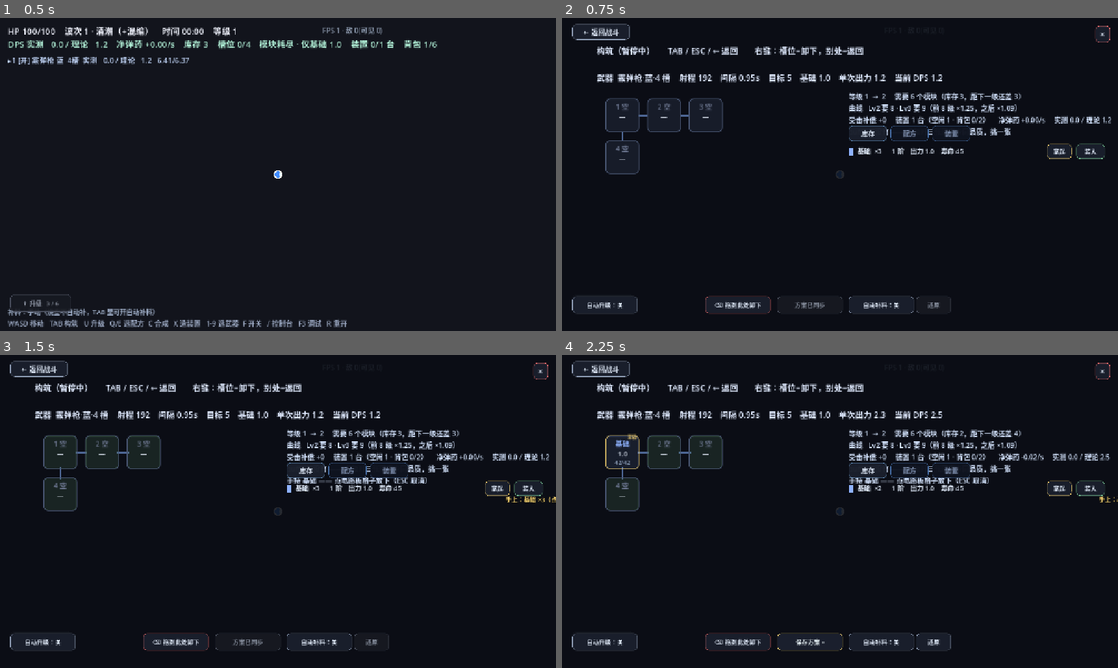
Above: before the commit, frames 1-4 (two rows, left to right).
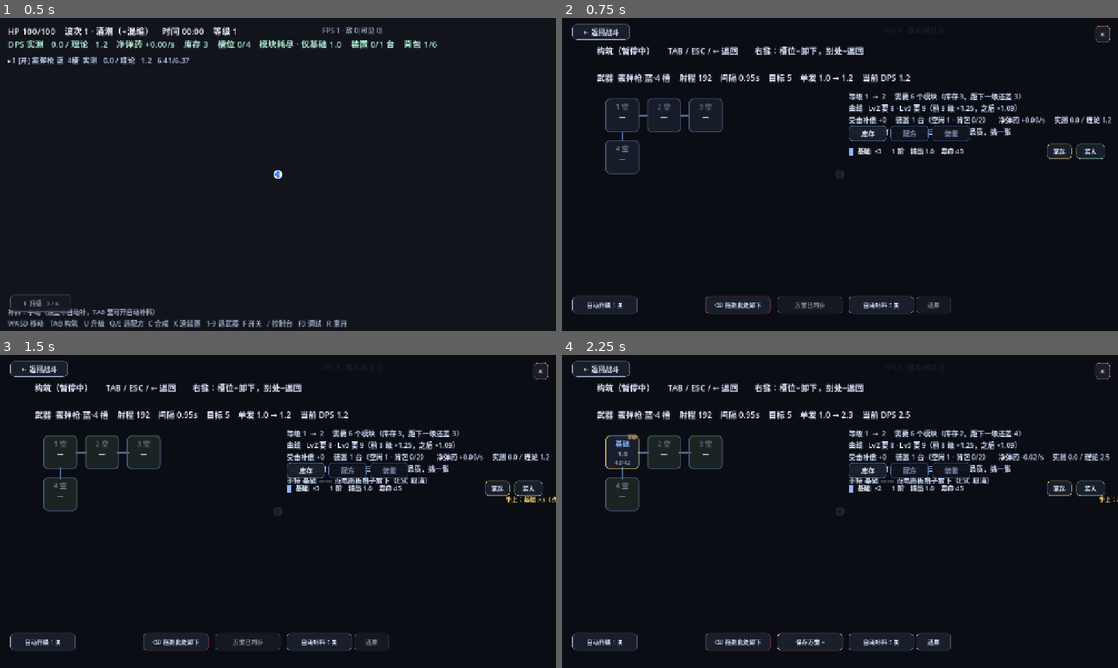
Above: after the commit, the same moments.

Repository: M1suK1/weapon-build-survivor
Game: Godot game, scene res://scenes/main.tscn
The game is run twice, just before and just after one commit, with the same random seed, the same clock (stepped at 60 frames per second) and the same inputs.
Inputs (mouse positions are in pixels of both pictures, inside the frame that each line leads up to):
- Up to frame 1 (0.5 s): no input
- Up to frame 2 (0.75 s): tap Enter at 0.5 s; move the mouse to (962, 158) at 0.52 s; hold D from 0.53 s (still down); tap Tab at 0.6 s; click (962, 158) at 0.67 s
- Up to frame 3 (1.5 s): tap Space at 0.77 s; release D at 1.25 s; click "拿起" at 1.25 s
- Up to frame 4 (2.25 s): click "装入" at 2 s

Frame 1 is identical in both runs. In frame 2, 0.4% of the frame differs, in the area x 42-69%, y 17-44%; in frame 3, 0.4%; in frame 4, 0.4%.

Commit message:
refactor(out): 出力统一改叫输出，武器行显示基础值与 buff 后的当前值

Diff:
--- a/scripts/game.gd
+++ b/scripts/game.gd
@@ -1047,7 +1047,7 @@
 	level_btn.pressed.connect(_toggle_auto_level)
 	build_root.add_child(level_btn)
 
-	# 拖拽层：幽灵 + 落点高亮 + 出力预览（全部 IGNORE，不抢鼠标）
+	# 拖拽层：幽灵 + 落点高亮 + 输出预览（全部 IGNORE，不抢鼠标）
 	drag_layer = Control.new()
 	drag_layer.set_anchors_preset(Control.PRESET_FULL_RECT)
 	drag_layer.mouse_filter = Control.MOUSE_FILTER_IGNORE
@@ -1742,7 +1742,7 @@
 			_spawn_pickup(player.position + Vector2.from_angle(rng.randf() * TAU) * rng.randf_range(38.0, 58.0), t)
 
 
-## 补偿只给「能产出的」模块：增幅自身 0 出力，当补偿发等于发了个空槽
+## 补偿只给「能产出的」模块：增幅自身 0 输出，当补偿发等于发了个空槽
 func _damage_reward_id() -> String:
 	if wave >= 12:
 		return "add"
@@ -2596,7 +2596,7 @@
 	return Board.within(weapon["layout"], i, r)
 
 
-## 每个槽位这次的「出力」。
+## 每个槽位这次的「输出」。
 ## 顺序：共振（读 base）→ 加法镜像（读 eff，不连锁）→ 增幅（加到最终 out，不回流）
 ## cls 决定行为；绑定武器的特化件在这个层面就是普通 flat（效果在 _weapon_mods 里生效）
 func _slot_out(slots = null, w = null) -> Array:
@@ -2630,7 +2630,7 @@
 				if sl[j] != null and int(sl[j]["tier"]) < t:
 					v += float(eff[j])
 		out[i] = v
-	# 增幅：自身 0 出力，把 boost 加到相邻模块的最终输出上（不回流给别的增幅）
+	# 增幅：自身 0 输出，把 boost 加到相邻模块的最终输出上（不回流给别的增幅）
 	for i in sl.size():
 		var m = sl[i]
 		if m == null or _cls(m) != "boost":
@@ -2701,6 +2701,14 @@
 	return _shot_power_of(weapon)
 
 
+## 显示用：基础值 → 当前值（plan-v6 §10.6）。两者差不到 1% 就只印当前值，免得满屏箭头
+func _eff_num(base: float, cur: float, fmt := "%.1f") -> String:
+	var c := fmt % cur
+	if absf(cur - base) < maxf(0.005, absf(base) * 0.01):
+		return c
+	return "%s → %s" % [fmt % base, c]
+
+
 ## 从槽位里取该阶中寿命最少的模块（顺手把快报废的先花掉）
 func _take_from_slots(t: int) -> bool:
 	var idx := -1
@@ -2741,7 +2749,7 @@
 		left -= 1
 
 
-## 整板出力（不含武器基础值，只用于互相比较）
+## 整板输出（不含武器基础值，只用于互相比较）
 func _board_total(w = null) -> float:
 	var s := 0.0
 	for v in _slot_out(null, w):
@@ -2768,7 +2776,7 @@
 			sl[i] = null
 		return
 	var best_id := ""
-	# 起点是 0：出力为 0 的模块（增幅单独放着）不许占格子，否则板上会周期性地被增幅填满又烧空
+	# 起点是 0：输出为 0 的模块（增幅单独放着）不许占格子，否则板上会周期性地被增幅填满又烧空
 	var best_v := 0.0
 	for k in _stocked_ids():
 		sl[i] = _new_module(k)
@@ -2783,7 +2791,7 @@
 
 
 ## 把一个模块装进电路板。
-## 规则：统一按「装完后整板出力最高」挑位子，而且必须**严格高于当前**才装，
+## 规则：统一按「装完后整板输出最高」挑位子，而且必须**严格高于当前**才装，
 ## 否则留在库存（旧规则「替换最低阶」会把喂加法的 T1 全换掉，最后板上全是互相吃不到的加法）
 ## 合成产物往「槽位最多的那把武器」上装：否则宝箱一给白武器（2 格），
 ## 后续所有产物都会挤进小板上（实测会把总 DPS 从 1500 压到 150）
@@ -2930,7 +2938,7 @@
 		_toast("回收：捡回 1 个基础模块")
 
 
-## 空槽自动放一个「让整板出力涨最多」的模块，并把它的 id 记成这一格的草稿方案
+## 空槽自动放一个「让整板输出涨最多」的模块，并把它的 id 记成这一格的草稿方案
 func _auto_place_best(i: int) -> bool:
 	var sl: Array = weapon["slots"]
 	if i < 0 or i >= sl.size() or sl[i] != null:
@@ -3258,9 +3266,9 @@
 		"blade": return "环绕刃半径 +%.0f" % v
 		"recycle": return "开火时 %d%% 概率给相邻模块 +%d 次寿命" % [roundi(float(e.get("p", 0.0)) * 100.0), n]
 		"combo": return "连击每层 +%d%%，最多 %d 层（满层 +%d%%）" % [roundi(v * 100.0), n, roundi(v * float(n) * 100.0)]
-		"mirror": return "加法：镜像相邻低阶模块的出力"
-		"boost": return "给相邻模块 +%.1f 出力（自身不产出）" % v
-		"reson": return "相邻同类型模块出力 +%d%%" % roundi(v * 100.0)
+		"mirror": return "加法：镜像相邻低阶模块的输出"
+		"boost": return "给相邻模块 +%.1f 输出（自身不产出）" % v
+		"reson": return "相邻同类型模块输出 +%d%%" % roundi(v * 100.0)
 	return ""
 
 
@@ -3277,7 +3285,7 @@
 func _mod_tip_data(mid: String) -> Dictionary:
 	var d: Dictionary = MODULES[mid]
 	var lines: Array = []
-	lines.append("第 %d 阶 · 出力 %.1f · 寿命 %d 次" % [int(d["tier"]), float(d["rate"]), int(d.get("uses", 0))])
+	lines.append("第 %d 阶 · 输出 %.1f · 寿命 %d 次" % [int(d["tier"]), float(d["rate"]), int(d.get("uses", 0))])
 	for s in _mod_effects(mid):
 		lines.append("[color=#9fe3c8]%s[/color]" % String(s))
 	var b := String(d.get("bind", ""))
@@ -3289,7 +3297,7 @@
 	return {"title": "%s（%s）" % [String(d["name"]), "特化" if b != "" else "通用"], "lines": lines, "color": d["color"]}
 
 
-## 槽位的悬浮说明（plan-v5 §2.2 第 2 行）：寿命 / 出力 / 邻居加成 / 方案
+## 槽位的悬浮说明（plan-v5 §2.2 第 2 行）：寿命 / 输出 / 邻居加成 / 方案
 func _slot_tip_data(i: int) -> Dictionary:
 	var col := Color(0.55, 0.62, 0.72)
 	var title := "槽 %d · 空" % (i + 1)
@@ -3300,12 +3308,12 @@
 		var d: Dictionary = MODULES[mid]
 		col = d["color"]
 		title = "槽 %d · %s" % [i + 1, String(d["name"])]
-		lines.append("第 %d 阶 · 出力 %.1f · 剩余 %d/%d 次" % [int(d["tier"]), float(d["rate"]), int(m["left"]), int(m["max"])])
+		lines.append("第 %d 阶 · 输出 %.1f · 剩余 %d/%d 次" % [int(d["tier"]), float(d["rate"]), int(m["left"]), int(m["max"])])
 		for s in _mod_effects(mid):
 			lines.append("[color=#9fe3c8]%s[/color]" % String(s))
 		var out_v := _slot_out(null, weapon)
 		if i < out_v.size():
-			lines.append("实际出力 %.1f" % float(out_v[i]))
+			lines.append("实际输出 %.1f" % float(out_v[i]))
 		if int(d["tier"]) >= 2:
 			lines.append("相邻加成见板面连线（增幅/加法/共振）")
 	else:
@@ -3347,7 +3355,7 @@
 	var d: Dictionary = MODULES[mid]
 	var t := int(d["tier"])
 	var lines: Array = []
-	lines.append("第 %d 阶 · 出力 %.1f · 寿命 %d 次" % [t, float(d["rate"]), int(d.get("uses", 0))])
+	lines.append("第 %d 阶 · 输出 %.1f · 寿命 %d 次" % [t, float(d["rate"]), int(d.get("uses", 0))])
 	for s in _mod_effects(mid):
 		lines.append("[color=#9fe3c8]%s[/color]" % String(s))
 	var b := String(d.get("bind", ""))
@@ -3615,7 +3623,7 @@
 
 
 ## 合成计时：每台装置各自倒计时，到点后产物进电路板
-## （满了会按整板出力决定换不换，换不动就进库存）
+## （满了会按整板输出决定换不换，换不动就进库存）
 func _craft_tick(delta: float) -> void:
 	for d in devices:
 		if String(d["kind"]) == "":
@@ -4224,13 +4232,21 @@
 	_refresh_plan_btns()
 	_refresh_level_btn()
 	var lines: Array = []
+	var mo_now := _weapon_mods(weapon)
+	var rng_now := float(weapon["range"]) + float(mo_now["range"])
+	var iv_now := float(weapon["interval"]) * float(mo_now["iv"])
+	var tg_now := int(weapon["targets"]) + int(mo_now["targets"]) if int(weapon["targets"]) > 0 else int(weapon["targets"])
 	lines.append("构筑（暂停中）      TAB / ESC / ← 返回　　右键：槽位=卸下，别处=返回")
 	lines.append("")
-	lines.append("武器  %s·%s·%d 槽    射程 %.0f    间隔 %.2fs    目标 %s    基础 %.1f    单次出力 %.1f    当前 DPS %.1f" % [
+	# 数值全部带满 buff（plan-v6 §10.6）：基础 → 当前，玩家能直接看到 buff 在涨
+	lines.append("武器  %s·%s·%d 槽    射程 %s    间隔 %s    目标 %s    单发 %s    当前 DPS %.1f" % [
 		str(WEAPONS[weapon["id"]]["name"]), QUALITY_NAME[int(weapon["quality"])],
-		(weapon["slots"] as Array).size(), float(weapon["range"]), float(weapon["interval"]),
-		"全部" if int(weapon["targets"]) < 0 else str(int(weapon["targets"])),
-		float(weapon["base"]), _shot_power(), _weapon_dps(weapon)
+		(weapon["slots"] as Array).size(),
+		_eff_num(float(weapon["range"]), rng_now, "%.0f"),
+		_eff_num(float(weapon["interval"]), iv_now, "%.2f") + "s",
+		"全部" if int(weapon["targets"]) < 0 else _eff_num(float(weapon["targets"]), float(tg_now), "%.0f"),
+		_eff_num(float(weapon["base"]), _shot_power(), "%.1f"),
+		_weapon_dps(weapon)
 	])
 	if weapons.size() > 1:
 		var names: Array = []
@@ -4396,10 +4412,10 @@
 		if y >= 340.0:
 			rest += 1
 			continue
-		_tab_row(y, "%s  ×%d      %d 阶    出力 %.1f    寿命 %d" % [
+		_tab_row(y, "%s  ×%d      %d 阶    输出 %.1f    寿命 %d" % [
 			String(d["name"]), n, int(d["tier"]), float(d["rate"]), int(d["uses"])
 		], Color(d.get("color", Color(0.7, 0.75, 0.85))), "装入",
-			_install_from_inv.bind(mid), true, "装到当前武器出力增益最大的那一格", "拿起", _pick_up.bind(mid),
+			_install_from_inv.bind(mid), true, "装到当前武器输出增益最大的那一格", "拿起", _pick_up.bind(mid),
 			_mod_tip_data.bind(mid))
 		# 拖拽命中用：tab_body 局部坐标下的整行矩形（右侧按钮区会被 _over_inv_area 排除）
 		inv_rows.append({'mid': mid, 'rect': Rect2(tab_body.position + Vector2(0, y), Vector2(360, 34))})
@@ -4939,7 +4955,7 @@
 		drag_hint.add_theme_color_override("font_color", UIKit.C_DIM)
 
 
-## 落点预览：换完之后整板出力会变成多少（和 _board_total 同一套计算，所见即所得）
+## 落点预览：换完之后整板输出会变成多少（和 _board_total 同一套计算，所见即所得）
 func _drag_preview(t: int) -> String:
 	var now := _board_total(weapon)
 	var sl: Array = weapon.slots.duplicate()
@@ -4953,7 +4969,7 @@
 	var after := _board_total_slots(sl, weapon)
 	var d := after - now
 	var pct := 0.0 if now <= 0.0 else d / now * 100.0
-	return "整板出力 %.1f → %.1f   (%s%.0f%%)" % [now, after, "+" if d >= 0.0 else "", pct]
+	return "整板输出 %.1f → %.1f   (%s%.0f%%)" % [now, after, "+" if d >= 0.0 else "", pct]
 
 
 func _board_total_slots(sl: Array, w = null) -> float:
@@ -5651,7 +5667,7 @@
 		get_tree().quit()
 
 
-## 简化版「玩家」：优先把空闲装置填满（合成是唯一把材料变成出力的手段），
+## 简化版「玩家」：优先把空闲装置填满（合成是唯一把材料变成输出的手段），
 ## 装置全忙且基础模块堆积时再造一台（变相缩短合成时间），每 3 次决策升一次级。
 func _bot_step(delta: float) -> void:
 	bot_t += delta
